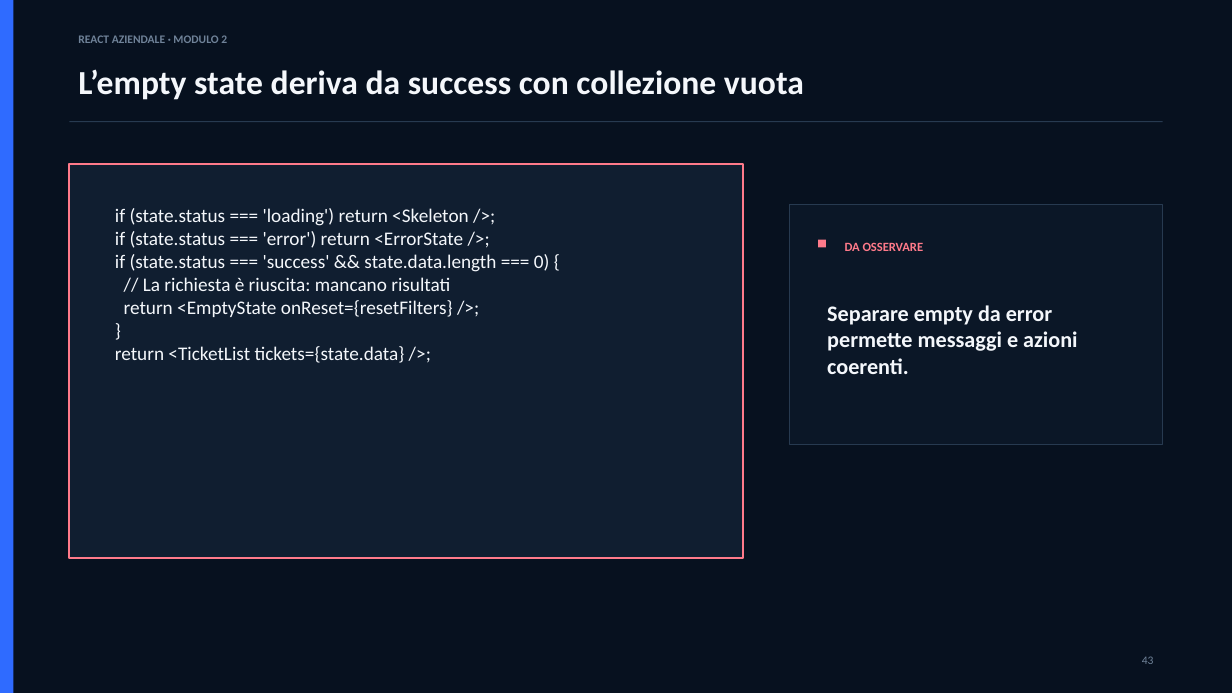
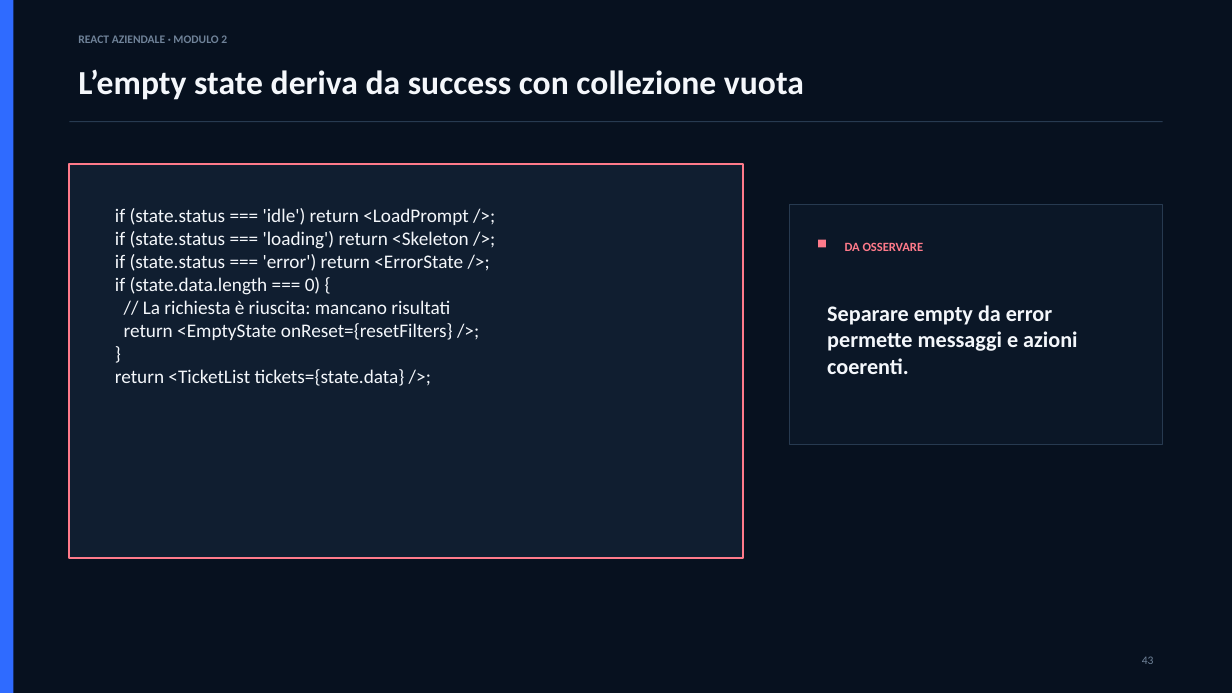
Before and after one commit to marius93rm/reactAziendale, a slide deck: slide 43 of materiali/slides/02-state-management-avanzato/Modulo_2_State_Management_Avanzato.pptx. Drawn at 1232x693 pixels with LibreOffice and Linux fonts; fonts in the diff are those of the drawing. Boxes give left, top, right and bottom in pixels: in the first picture for what was removed or moved away, otherwise in the second. Text is boxed around its words. In the diff, an @@ line names an element or a change of style, - is before the commit and + after.

Commit message:
Fix Module 2 state management deck

```diff
--- a/materiali/slides/02-state-management-avanzato/Modulo_2_State_Management_Avanzato.pptx
+++ b/materiali/slides/02-state-management-avanzato/Modulo_2_State_Management_Avanzato.pptx
@@ text at (115,208,469,249): text changed @@
-if (state.status === 'loading') return <Skeleton />;
+if (state.status === 'idle') return <LoadPrompt />;
+if (state.status === 'loading') return <Skeleton />;
@@ text at (115,277,321,295): text changed @@
-if (state.status === 'success' && state.data.length === 0) {
+if (state.data.length === 0) {
```
Also in this commit, not shown: 7 other slides changed.
